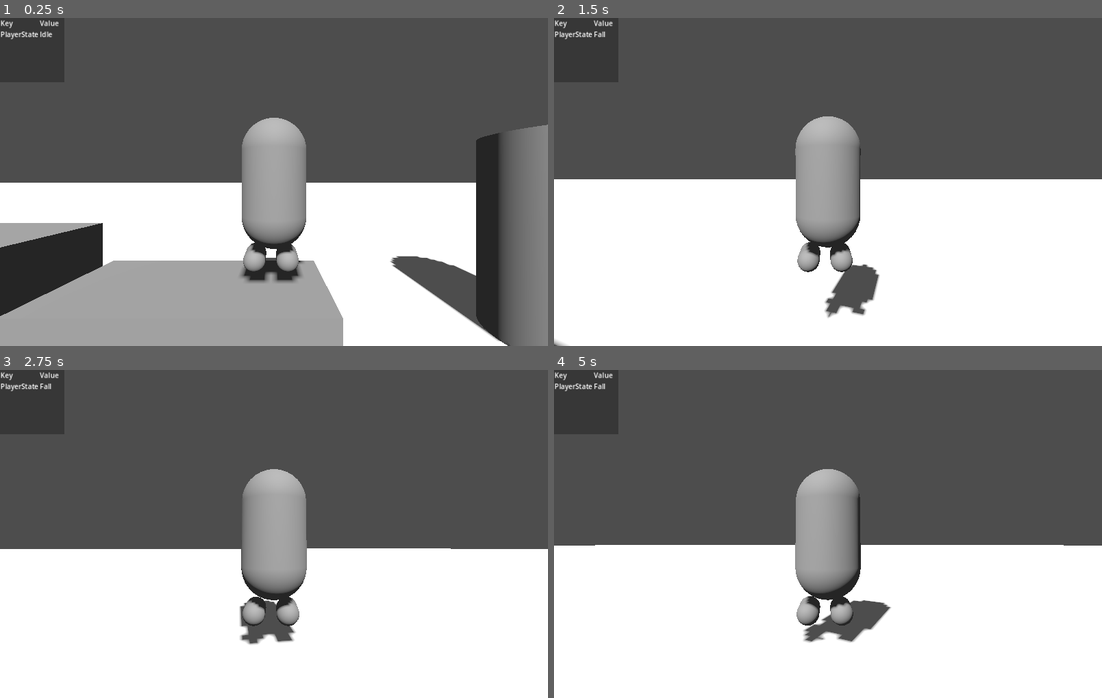
Above: before the commit, frames 1-4 (two rows, left to right).
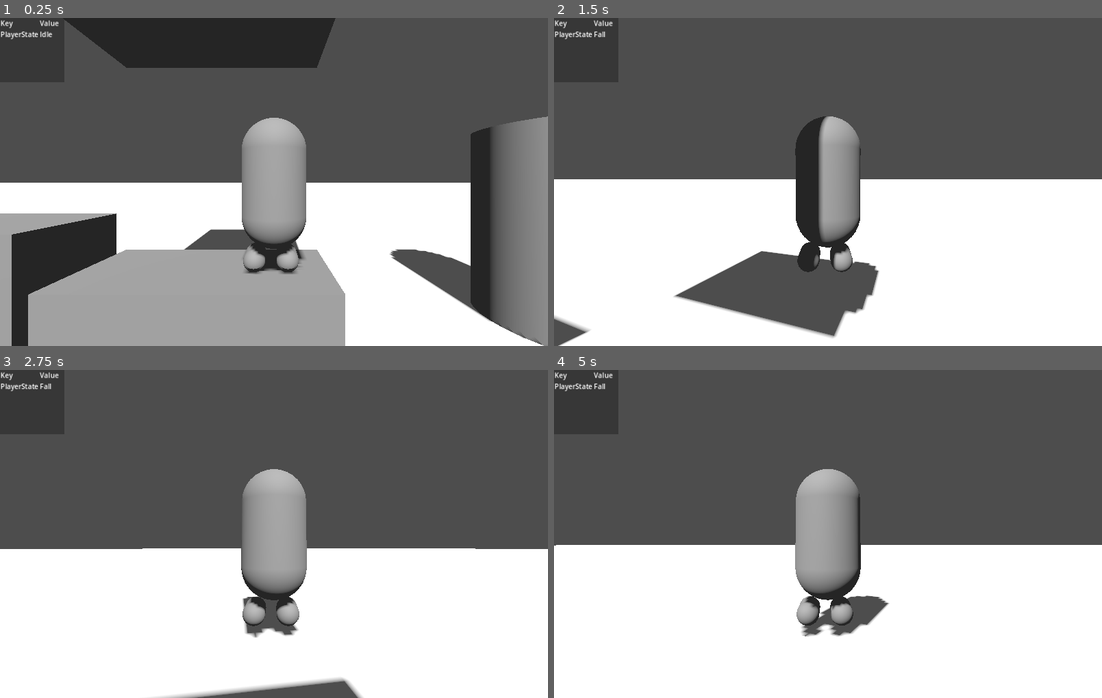
Above: after the commit, the same moments.

Repository: ee0pdt/godot-tps-test
Game: Godot game, scene res://main.tscn
Two runs of this game, one before a commit and one after it. Both use one fixed random seed, a clock stepped at 60 frames per second and the inputs below.
Inputs (mouse positions are in pixels of both pictures, inside the frame that each line leads up to):
- Up to frame 1 (0.25 s): no input
- Up to frame 2 (1.5 s): move the mouse to (855, 182) at 0.52 s; hold Up (forward) from 0.53 s (still down); tap Space (jump) at 0.6, 0.77, 1.07, 1.35 s; move the mouse to (800, 182) at 1.27 s
- Up to frame 3 (2.75 s): keep holding Up (forward); tap Space (jump) at 1.52, 1.82, 2.1 s; move the mouse to (284, 527) at 2.02 s
- Up to frame 4 (5 s): keep holding Up (forward); move the mouse to (822, 540) at 2.77 s; tap Space (jump) at 2.85, 3.02, 3.32, 3.6, 3.77, 4.07, 4.35, 4.52, 4.82 s; move the mouse to (866, 537) at 3.52 s; move the mouse to (784, 530) at 4.27 s

The runs differ from the first frame. In frame 1, 14% of the frame differs, in the area x 0-100%, y 0-100%; in frame 2, 7.1%; in frame 3, 1.7%; in frame 4, 0.7%.

Commit message:
Added coyote time

Diff:
--- a/main.tscn
+++ b/main.tscn
@@ -29,6 +29,7 @@
 shape = SubResource("ConcavePolygonShape3D_ik7sy")
 
 [node name="Player" parent="." instance=ExtResource("1_ffgii")]
+transform = Transform3D(1, 0, 0, 0, 1, 0, 0, 0, 1, 0, 1.30252, 0)
 
 [node name="WorldEnvironment" type="WorldEnvironment" parent="."]
 environment = SubResource("Environment_f0shl")
@@ -52,6 +53,11 @@
 use_collision = true
 size = Vector3(2.2207, 1, 1)
 
+[node name="CSGBox3D4" type="CSGBox3D" parent="."]
+transform = Transform3D(1, 0, 0, 0, 1, 0, 0, 0, 1, -0.610352, 3.12558, 0)
+use_collision = true
+size = Vector3(2.2207, 1, 1)
+
 [node name="CSGBox3D2" type="CSGBox3D" parent="."]
 transform = Transform3D(1, 0, 0, 0, 1, 0, 0, 0, 1, -2.94523, 0.210449, 0)
 use_collision = true
--- a/player/player.gd
+++ b/player/player.gd
@@ -15,6 +15,8 @@
 # Get the gravity from the project settings to be synced with RigidBody nodes.
 var gravity = ProjectSettings.get_setting("physics/3d/default_gravity")
 
+var jump_count := 0
+
 func _ready():
 	Input.mouse_mode = Input.MOUSE_MODE_CAPTURED
 	animation_tree.active = true
--- a/player/player.tscn
+++ b/player/player.tscn
@@ -8,7 +8,8 @@
 [ext_resource type="Script" path="res://player/states/player_fall.gd" id="6_3fgvs"]
 
 [sub_resource type="CapsuleShape3D" id="CapsuleShape3D_1gp7c"]
-height = 1.75
+radius = 0.326767
+height = 1.38195
 
 [sub_resource type="CapsuleMesh" id="CapsuleMesh_0y156"]
 radius = 0.3
@@ -104,6 +105,7 @@
 
 [sub_resource type="Animation" id="Animation_vxyos"]
 resource_name = "Walk"
+length = 0.6
 loop_mode = 1
 tracks/0/type = "value"
 tracks/0/imported = false
@@ -136,7 +138,7 @@
 tracks/2/interp = 1
 tracks/2/loop_wrap = true
 tracks/2/keys = {
-"times": PackedFloat32Array(0, 0.5328, 1.0323),
+"times": PackedFloat32Array(0, 0.2997, 0.5994),
 "transitions": PackedFloat32Array(1, 1, 1),
 "update": 0,
 "values": [Vector3(0.121783, -0.706605, 0.184788), Vector3(0.121783, -0.706605, -0.215218), Vector3(0.121783, -0.706605, 0.184788)]
@@ -148,7 +150,7 @@
 tracks/3/interp = 1
 tracks/3/loop_wrap = true
 tracks/3/keys = {
-"times": PackedFloat32Array(0, 0.5328, 1.0323),
+"times": PackedFloat32Array(0, 0.2997, 0.5994),
 "transitions": PackedFloat32Array(1, 1, 1),
 "update": 0,
 "values": [Vector3(-0.176197, -0.706605, -0.223774), Vector3(-0.176197, -0.706605, 0.13992), Vector3(-0.176197, -0.706605, -0.223774)]
@@ -238,6 +240,7 @@
 script = ExtResource("6_3fgvs")
 
 [node name="CollisionShape3D" type="CollisionShape3D" parent="."]
+transform = Transform3D(1, 0, 0, 0, 1, 0, 0, 0, 1, 0, -0.098711, 0)
 shape = SubResource("CapsuleShape3D_1gp7c")
 
 [node name="CamOrigin" type="Node3D" parent="."]
--- a/player/states/player_fall.gd
+++ b/player/states/player_fall.gd
@@ -1,6 +1,9 @@
 extends State
 
+const COYOTE_TIME := 0.1
+
 var player : Player
+var falling_time = 0.0
 
 
 # Receives events from the `_unhandled_input()` callback.
@@ -17,8 +20,12 @@
 func physics_update(delta: float) -> void:
 	if player.is_on_floor():
 		state_machine.transition_to("Idle")
+	# Coyote time
+	elif Input.is_action_just_pressed("jump") and falling_time < COYOTE_TIME and player.jump_count < 1:
+		state_machine.transition_to("Jump")
 	else:
 		player.velocity.y -= player.gravity * delta
+		falling_time += delta
 
 		# Get the input direction and handle the movement/deceleration.
 		var input_dir = Input.get_vector("left", "right", "forward", "backward")
@@ -39,6 +46,7 @@
 func enter(_msg := {}) -> void:
 	Debug.print_value("PlayerState", "Fall")
 	player = state_machine.get_parent()
+	falling_time = 0.0
 
 
 # Called by the state machine before changing the active state. Use this function
--- a/player/states/player_idle.gd
+++ b/player/states/player_idle.gd
@@ -47,6 +47,7 @@
 	Debug.print_value("PlayerState", "Idle")
 	player = state_machine.get_parent()
 	player.animation_tree["parameters/conditions/idle"] = true
+	player.jump_count = 0
 
 
 # Called by the state machine before changing the active state. Use this function
--- a/player/states/player_jump.gd
+++ b/player/states/player_jump.gd
@@ -44,6 +44,7 @@
 	player = state_machine.get_parent()
 	player.velocity.y = player.JUMP_VELOCITY
 	player.animation_tree["parameters/conditions/jump"] = true
+	player.jump_count += 1
 
 
 # Called by the state machine before changing the active state. Use this function
--- a/player/states/player_walk.gd
+++ b/player/states/player_walk.gd
@@ -48,6 +48,7 @@
 	Debug.print_value("PlayerState", "Walk")
 	player = state_machine.get_parent()
 	player.animation_tree["parameters/conditions/walk"] = true
+	player.jump_count = 0
 
 
 # Called by the state machine before changing the active state. Use this function
